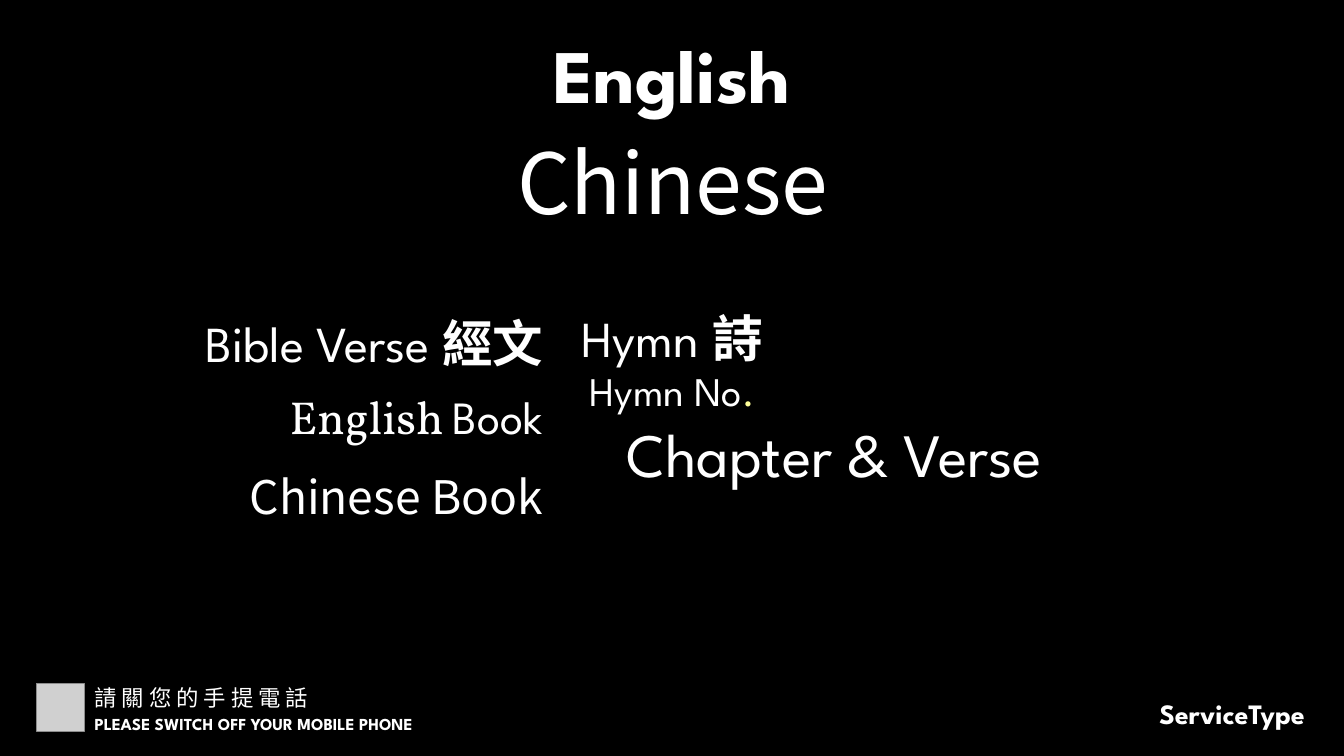
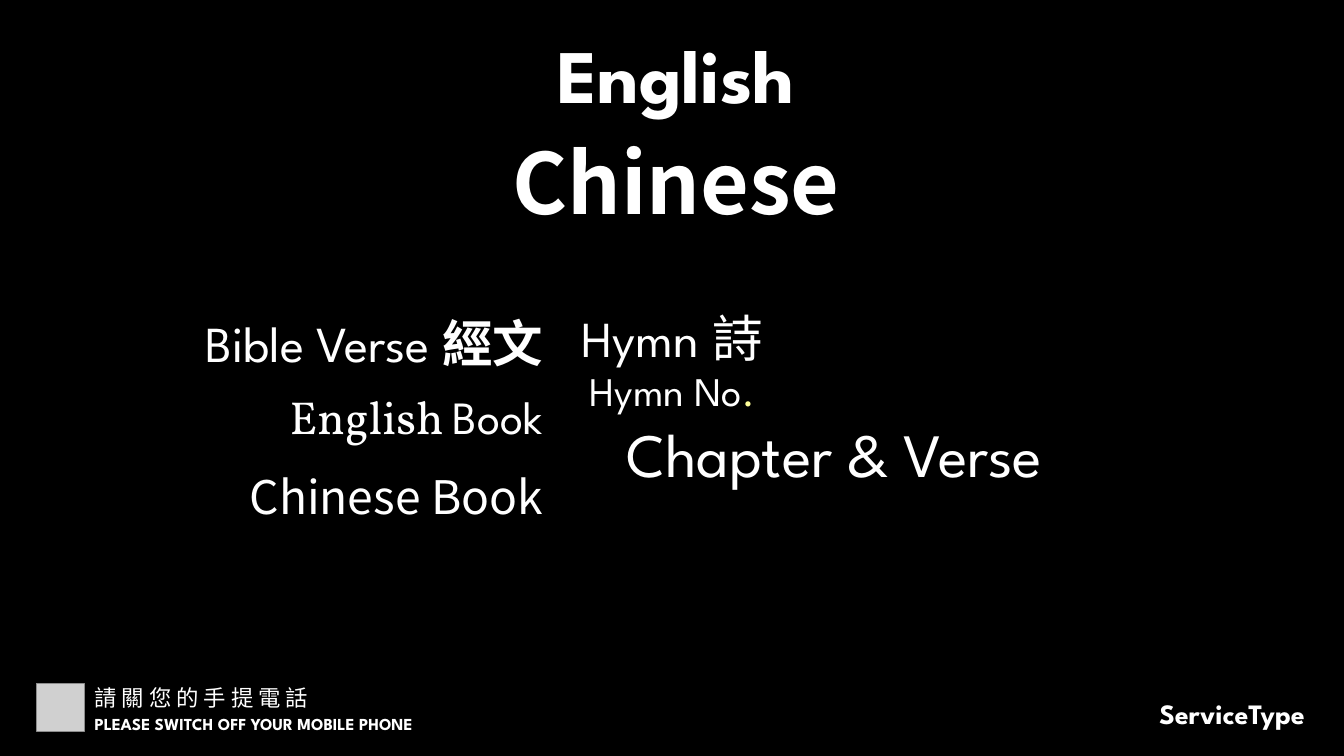
Before and after one commit to calebchanwy/tjc-powerpoint, a slide deck: slide 1 of TJCPowerPoint/Resources/ServiceWidescreen.pptx. Drawn at 1344x756 pixels with LibreOffice and Linux fonts; fonts in the diff are those of the drawing; grey boxes stand for pictures. Boxes give left, top, right and bottom in pixels: in the first picture for what was removed or moved away, otherwise in the second. Text is boxed around its words. In the diff, an @@ line names an element or a change of style, - is before the commit and + after.

```diff
--- a/TJCPowerPoint/Resources/ServiceWidescreen.pptx
+++ b/TJCPowerPoint/Resources/ServiceWidescreen.pptx
@@ text "English": place and size @@
-text "English" at bbox=[553, 51, 790, 120]
+text "English" at bbox=[557, 51, 794, 120]
@@ text "Chinese" at bbox=[512, 146, 839, 215]: bold on @@
@@ text "Hymn 詩" at bbox=[581, 314, 762, 368]: bold off in "詩" @@
```
Also in this commit, not shown: 1 other slide changed, 17 other files.
